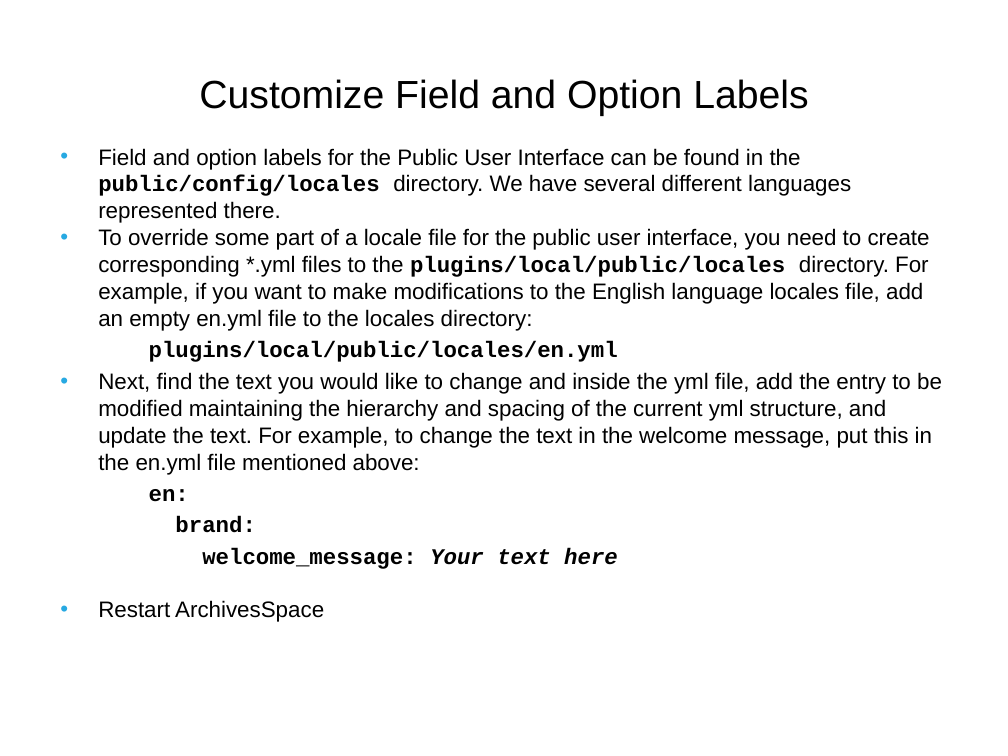
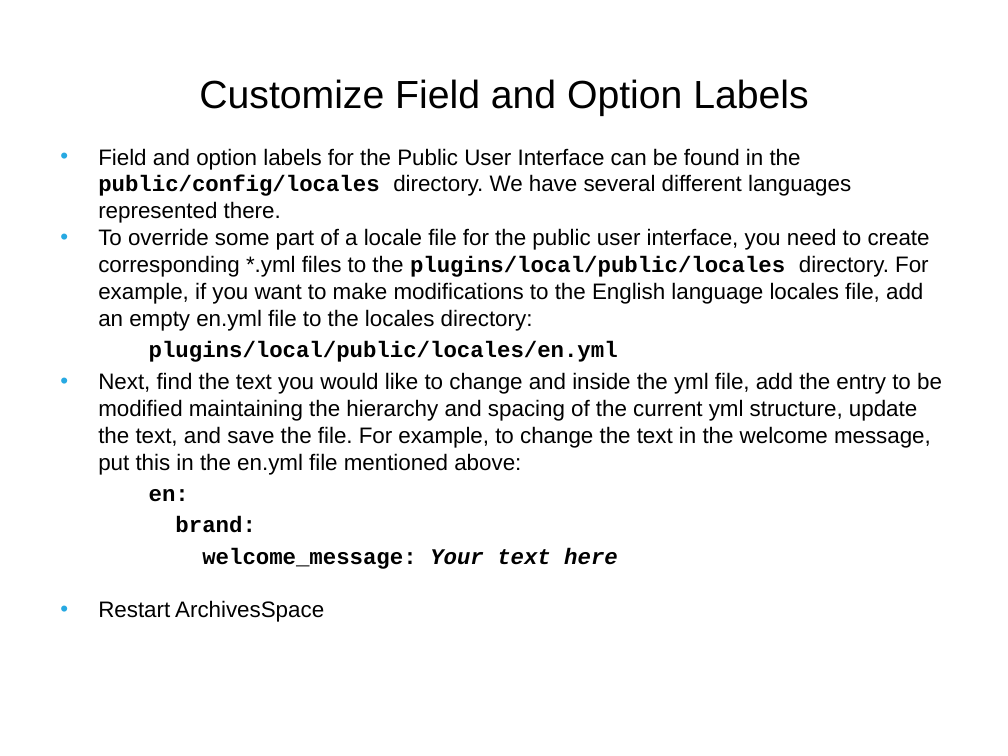
Before and after one commit to archivesspace/tech-docs, a slide deck: slide 29 of customization/customizing_PUI_examples/OnlineForumCustomizing.pptx. Drawn at 1008x756 pixels with LibreOffice and Linux fonts; fonts in the diff are those of the drawing; background and template pictures are left out. Boxes give left, top, right and bottom in pixels: in the first picture for what was removed or moved away, otherwise in the second. Text is boxed around its words. In the diff, an @@ line names an element or a change of style, - is before the commit and + after.

Commit message:
latest updates

```diff
--- a/customization/customizing_PUI_examples/OnlineForumCustomizing.pptx
+++ b/customization/customizing_PUI_examples/OnlineForumCustomizing.pptx
@@ text at (x1=98, y1=372, x2=942, y2=475): text changed @@
-• Next, find the text you would like to change and inside the yml file, add the entry to be modified maintaining the hierarchy and spacing of the current yml structure, and update the text. For example, to change the text in the welcome message, put this in the en.yml file mentioned above:
+• Next, find the text you would like to change and inside the yml file, add the entry to be modified maintaining the hierarchy and spacing of the current yml structure, update the text, and save the file. For example, to change the text in the welcome message, put this in the en.yml file mentioned above:
```
Also in this commit, not shown: 7 other slides changed.
